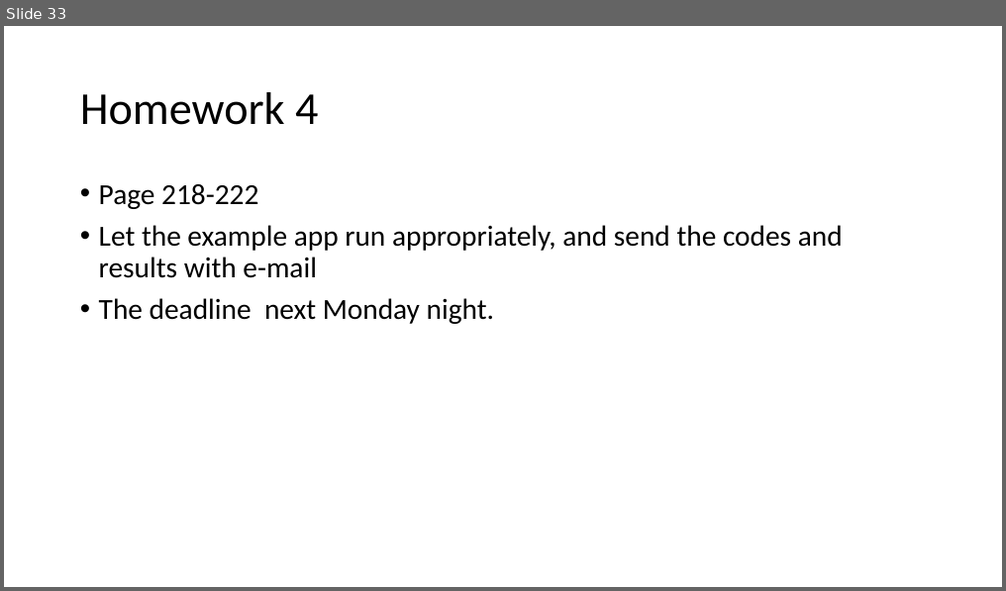
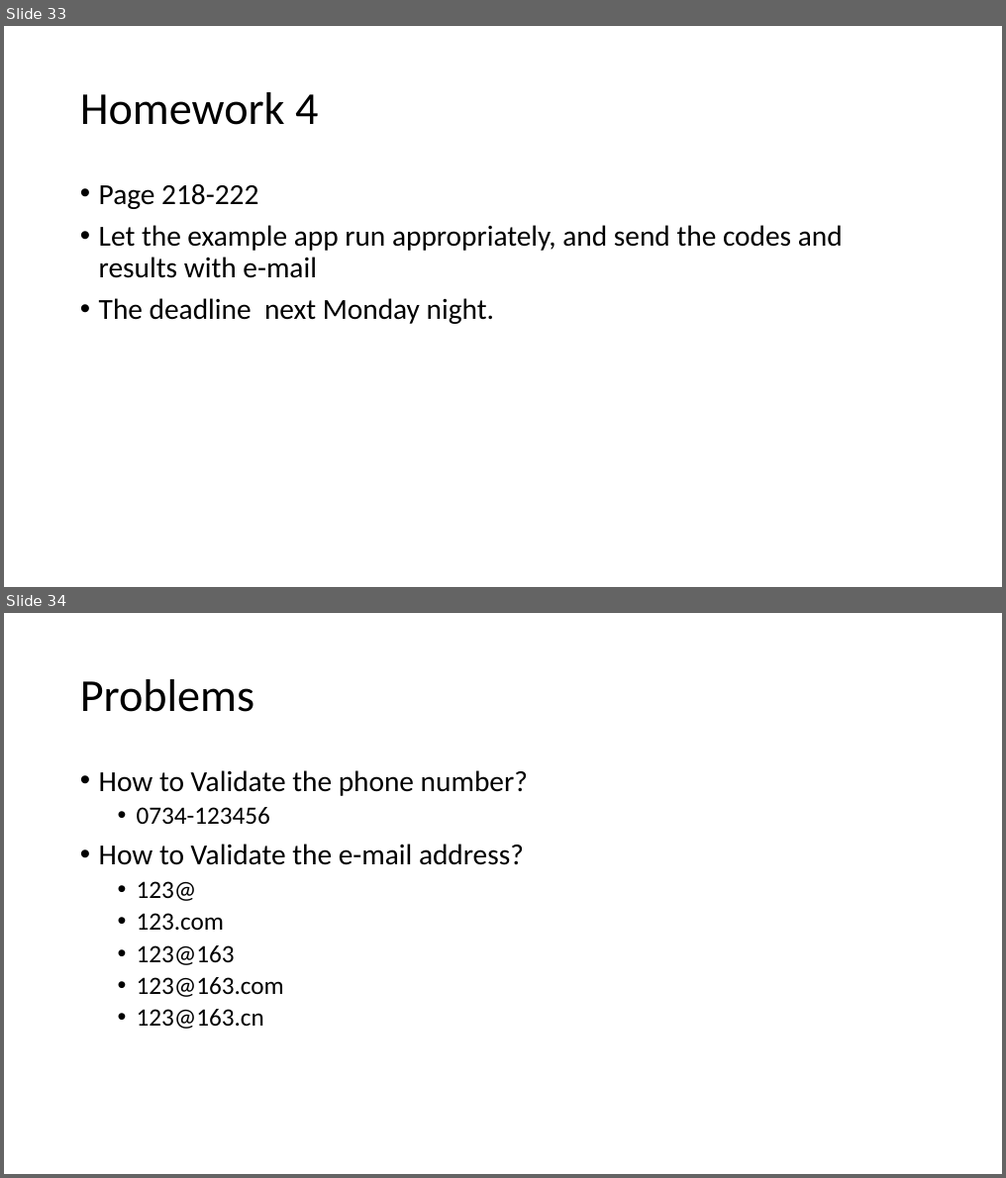
Before and after one commit to tanglw2020/android-class, a slide deck: android activity and intent.pptx. Shown one above the other, each under a label of ours: slide 33 before the commit, slides 33 and 34 after it. The pictures are 1006x591 and 1006x1178 pixels, drawn with LibreOffice and Linux fonts; fonts in the diff are those of the drawing. Boxes give left, top, right and bottom in pixels: in the first picture for what was removed or moved away, otherwise in the second. Text is boxed around its words. In the diff, an @@ line names an element or a change of style, - is before the commit and + after.

```diff
--- a/android activity and intent.pptx
+++ b/android activity and intent.pptx
@@ slide 34 added at <box>4,613,1002,1174</box>, background #FFFFFF @@
@@ title added at <box>80,679,254,712</box>, 44 pt, text #000000 @@
+Problems
@@ text added at <box>99,770,528,1029</box>, 28 pt, text #000000 @@
+• How to Validate the phone number?
+  • 0734-123456
+• How to Validate the e-mail address?
+  • 123@
+  • 123.com
+  • 123@163
+  • 123@163.com
+  • 123@163.cn
```
Also in this commit, not shown: 1 slide changed, 14 other slides added, 1 other file.
